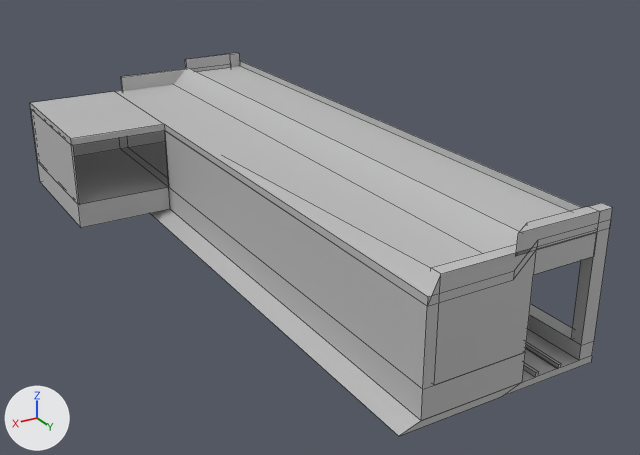
Renders of the FBX model Assets/Models/platform.fbx from each side of a commit.
Rendered twice from a 50 mm lens placed at (0.21, 0.329, 0.196), pointed at (0.002, -0.018, 0.022). Lighting does not change. The marker at lower left points along +X, +Y and +Z. Mesh edges are drawn as thin lines. Where no turn or scale is listed for an object, it has been applied to the vertices. Vertices at the same position are counted once.

Names of what the first picture shows: 'pCube1', 'pasted__pCube3'.
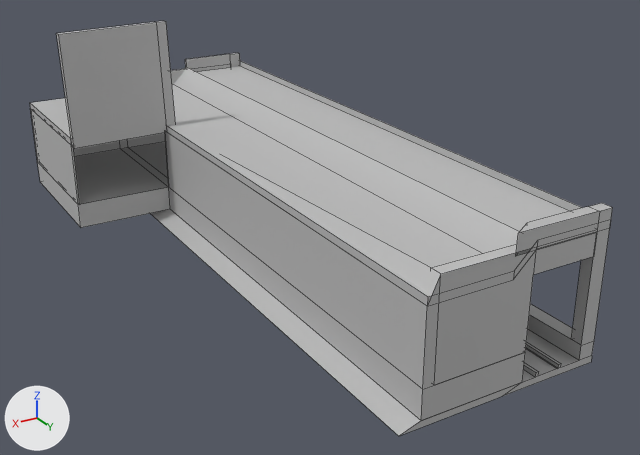
Where the change shows, as pixel boxes (x1, y1, x2, y2) in the pictures (640 x 455 px):
'pCube1', reshaped (8% taller): before (30, 53, 613, 436); after (30, 21, 613, 436)
part 1 of me_mesh, built on: before (38, 70, 441, 389); after (38, 21, 441, 389)

Diff of the bpy script that builds the scene:
```diff
--- a/Assets/Models/platform.fbx.py
+++ b/Assets/Models/platform.fbx.py
@@ me_mesh @@
 # used by ob_pcube1; location = (-0.0117, 0.0036, 0.0016)
-me_mesh.from_pydata(...)  # 134 vertices, 105 faces; spans x -0.036..0.104, y -0.211..0.112, z -0.002..0.067
+me_mesh.from_pydata(...)  # 146 vertices, 115 faces; spans x -0.036..0.104, y -0.211..0.112, z -0.002..0.109
+# me_mesh part 1
+# 14 faces are deleted
+# 12 vertices are added at x 0.046..0.104, y -0.129..-0.05, z 0.033..0.109
+# 24 new faces join them
 me_mesh.materials.append(mat_lambert1)
```
